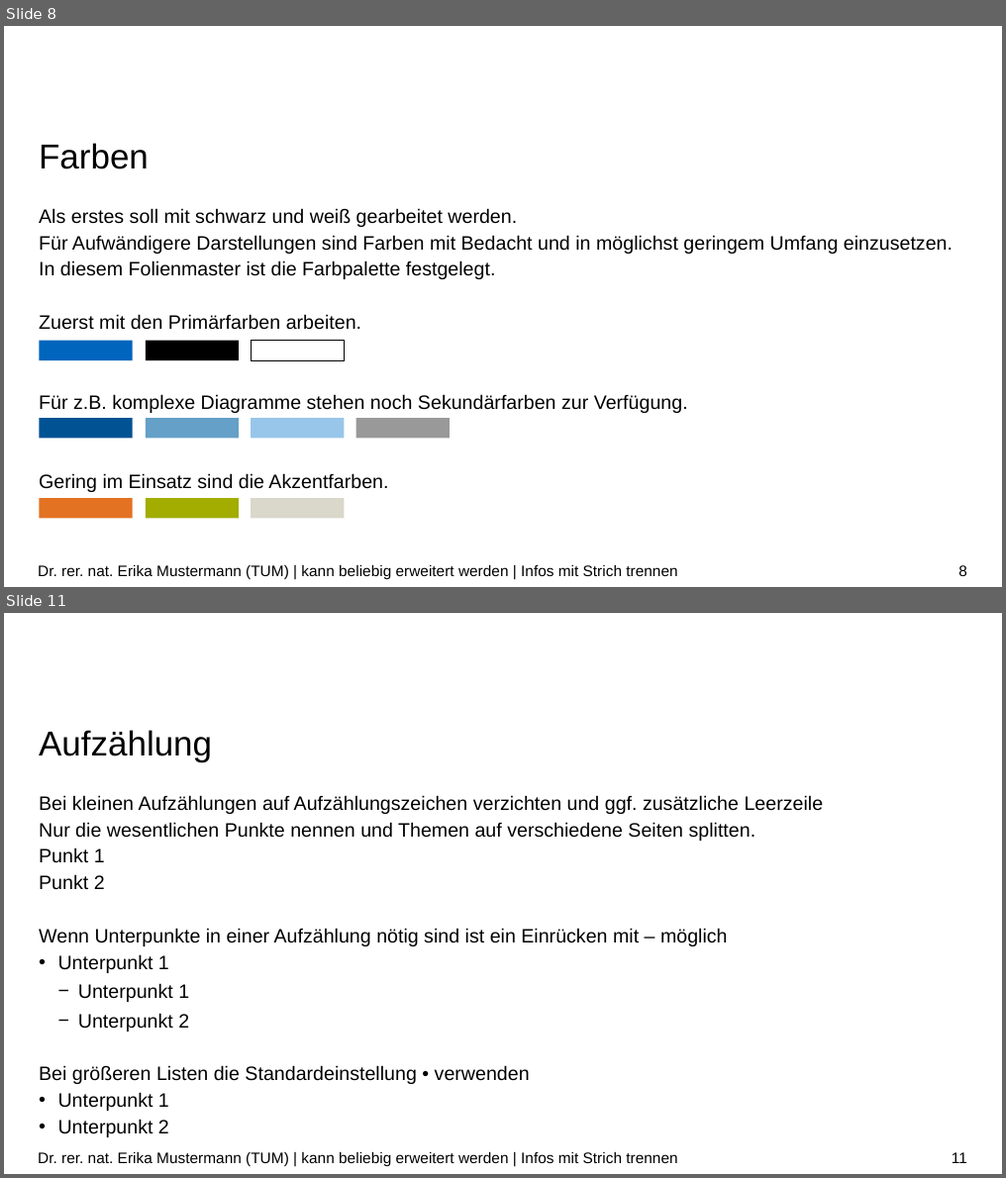
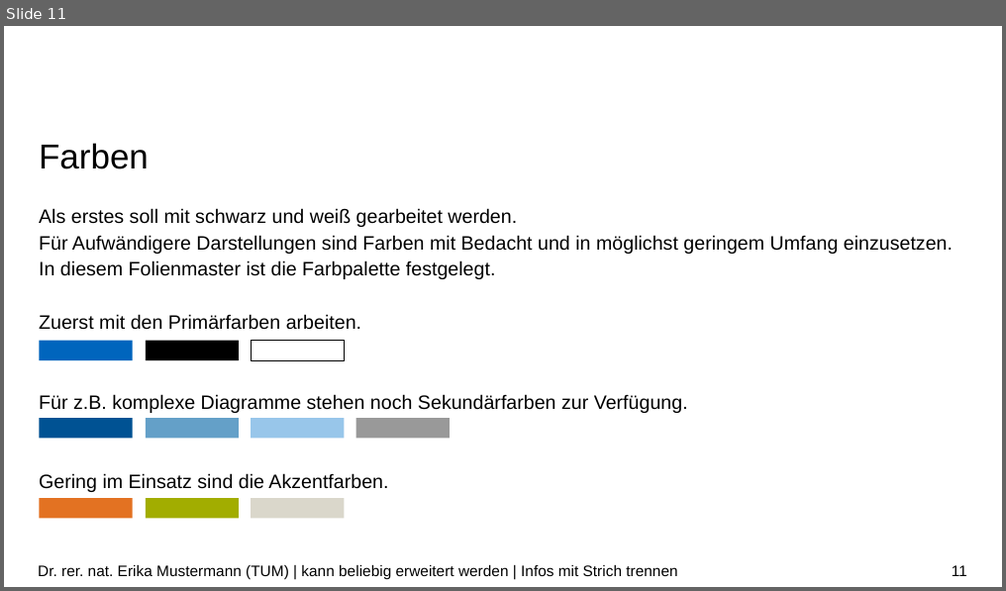
Before and after one commit to Goblin-0-0-7/n-body-cuda, a slide deck: presentation/nbody - Presentation.pptx. Shown one above the other, each under a label of ours: slides 8 and 11 before the commit, slide 11 after it; the slides between them are not shown. The pictures are 1006x1178 and 1006x591 pixels, drawn with LibreOffice and Linux fonts; fonts in the diff are those of the drawing; background and template pictures are left out. Boxes give left, top, right and bottom in pixels: in the first picture for what was removed or moved away, otherwise in the second. Text is boxed around its words. In the diff, an @@ line names an element or a change of style, - is before the commit and + after.

```diff
--- a/presentation/nbody - Presentation.pptx
+++ b/presentation/nbody - Presentation.pptx
@@ slide 11 removed at [4, 613, 1002, 1174], background #FFFFFF @@
@@ title removed at [39, 730, 212, 762] @@
-Aufzählung
@@ text removed at [39, 795, 824, 1138] @@
-Bei kleinen Aufzählungen auf Aufzählungszeichen verzichten und ggf. zusätzliche Leerzeile
-Nur die wesentlichen Punkte nennen und Themen auf verschiedene Seiten splitten.
-Punkt 1
-Punkt 2
-Wenn Unterpunkte in einer Aufzählung nötig sind ist ein Einrücken mit – möglich
-  • Unterpunkt 1
-    − Unterpunkt 1
-    − Unterpunkt 2
-Bei größeren Listen die Standardeinstellung • verwenden
-  • Unterpunkt 1
-  • Unterpunkt 2
@@ text removed at [38, 1153, 677, 1167] @@
-Dr. rer. nat. Erika Mustermann (TUM) | kann beliebig erweitert werden | Infos mit Strich trennen
@@ page number removed at [951, 1153, 967, 1163] @@
-11
@@ what was slide 8 is now slide 11 @@
@@ page number at [951, 566, 967, 576]: text changed @@
-8
+11
```
Also in this commit, not shown: 1 slide changed, 10 slides added, 19 other slides removed.
